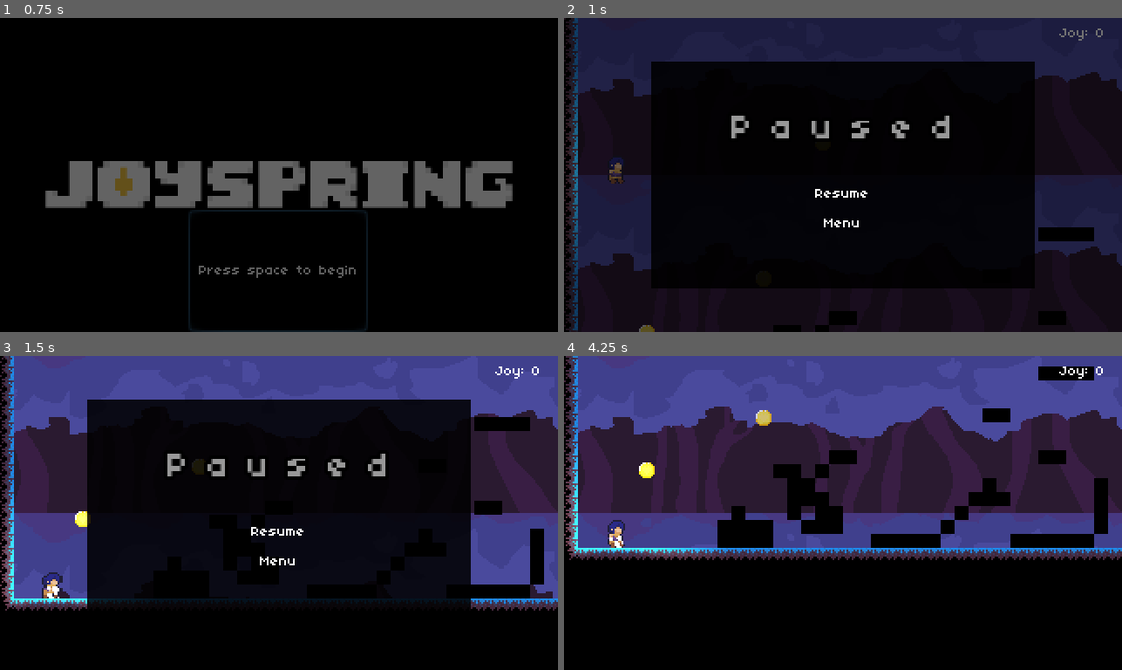
Above: before the commit, frames 1-4 (two rows, left to right).
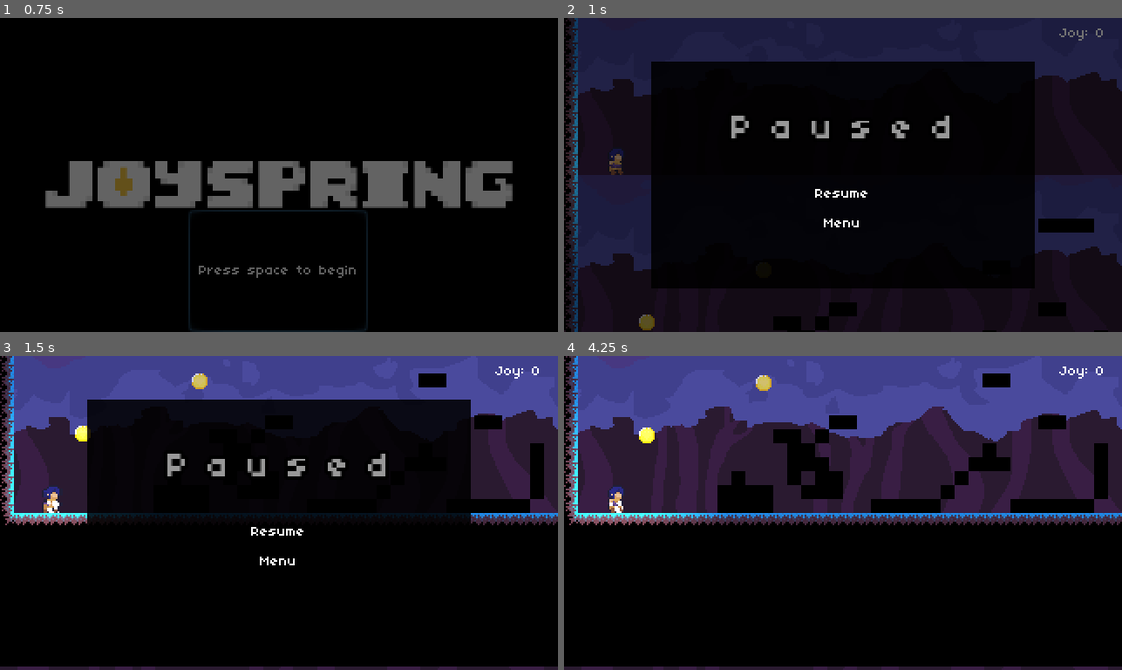
Above: after the commit, the same moments.

Repository: studio-heart-engine/joyspring
Game: Godot game, scene res://Menu.tscn
The game is run twice, just before and just after one commit, with the same random seed, the same clock (stepped at 60 frames per second) and the same inputs.
Inputs:
- Up to frame 1 (0.75 s): click "Press space to begin" at 0.5 s
- Up to frame 2 (1 s): no input
- Up to frame 3 (1.5 s): hold Up (up) from 1.28 s (still down); hold Space (dash) from 1.28 s (still down)
- Up to frame 4 (4.25 s): release Space (dash) at 2.03 s; tap Shift (wall) at 2.1 s; release Up (up) at 2.75 s; click "Resume" at 2.75 s; hold Up (up) from 3.53 s (still down); hold Space (dash) from 3.53 s (still down)

Frame 1 is identical in both runs. In frame 2, 2.1% of the frame differs, in the area x 0-98%, y 0-100%; in frame 3, 13%; in frame 4, 22%, in the area x 0-100%, y 0-100%.

Commit message:
Hi

Diff:
--- a/PlatformerTemplate.tscn
+++ b/PlatformerTemplate.tscn
@@ -542,8 +542,18 @@
 [node name="CollisionShape" parent="Player" index="1"]
 visible = false
 
+[node name="Camera" parent="Player" index="2"]
+smoothing_enabled = false
+smoothing_speed = 10.0
+
 [node name="Hitbox" parent="Player" index="3"]
 visible = false
+
+[node name="Light2D" parent="Player" index="4"]
+position = Vector2( 0, -8.21464 )
+shadow_gradient_length = 16.0
+shadow_filter = 0
+shadow_filter_smooth = 0.0
 
 [node name="Coins" type="Node" parent="."]
 editor/display_folded = true
@@ -578,6 +588,10 @@
 [node name="MarginContainer" type="MarginContainer" parent="HUD"]
 anchor_right = 1.0
 anchor_bottom = 1.0
+margin_left = -0.21463
+margin_top = -0.214638
+margin_right = -0.21463
+margin_bottom = -0.21463
 custom_constants/margin_right = 10
 custom_constants/margin_top = 5
 custom_constants/margin_left = 10
